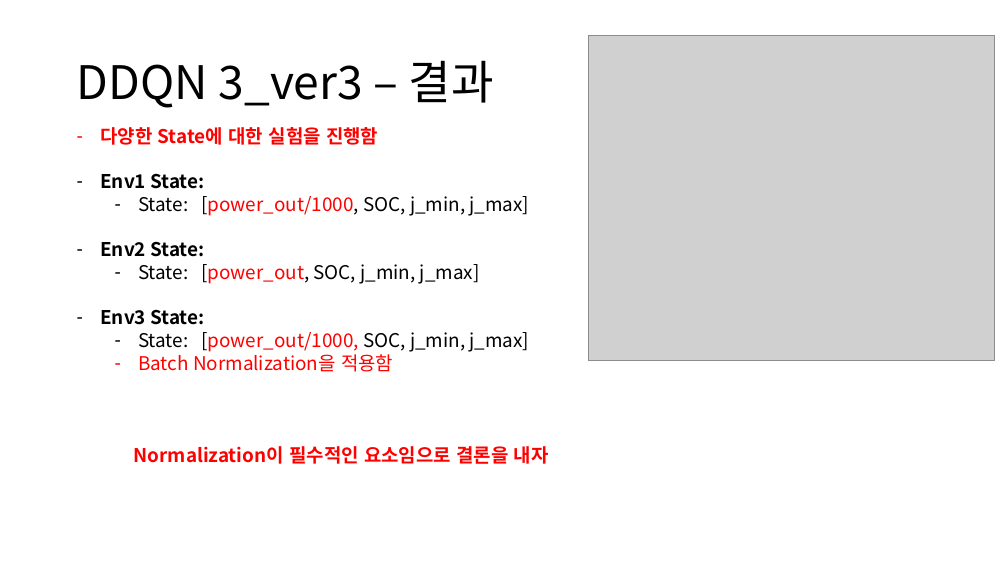
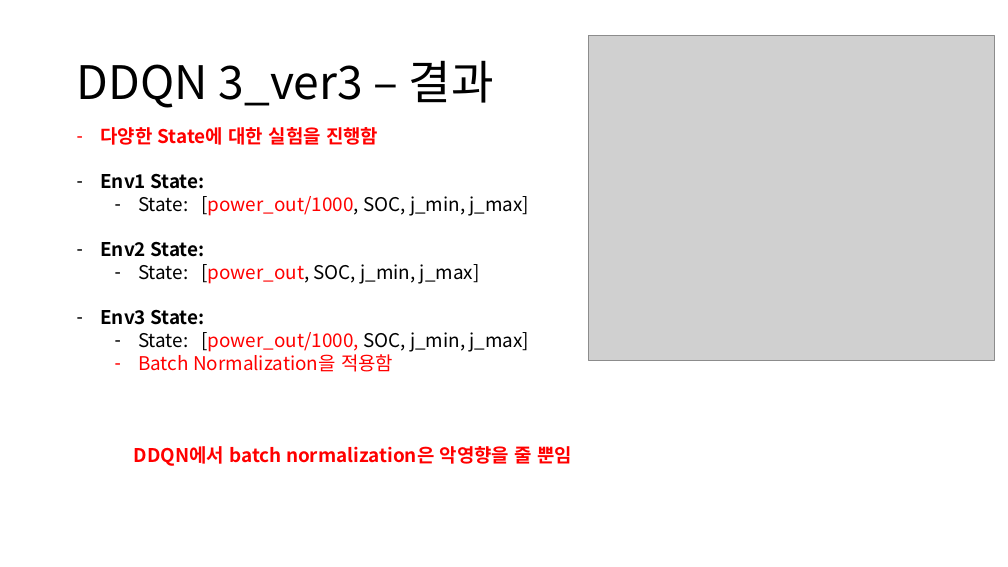
Before and after one commit to zidane89/experiment, a slide deck: slide 18 of 실험정리.pptx (slide 17 before the commit). Drawn at 1008x567 pixels with LibreOffice and Linux fonts; fonts in the diff are those of the drawing; grey boxes stand for pictures. Boxes give left, top, right and bottom in pixels: in the first picture for what was removed or moved away, otherwise in the second. Text is boxed around its words. In the diff, an @@ line names an element or a change of style, - is before the commit and + after.

```diff
--- a/실험정리.pptx
+++ b/실험정리.pptx
@@ text at bbox=[134, 446, 572, 466]: text changed @@
-Normalization이 필수적인 요소임으로 결론을 내자
+DDQN에서 batch normalization은 악영향을 줄 뿐임
```
Also in this commit, not shown: 1 other slide changed, 2 slides added, 8 other files.
